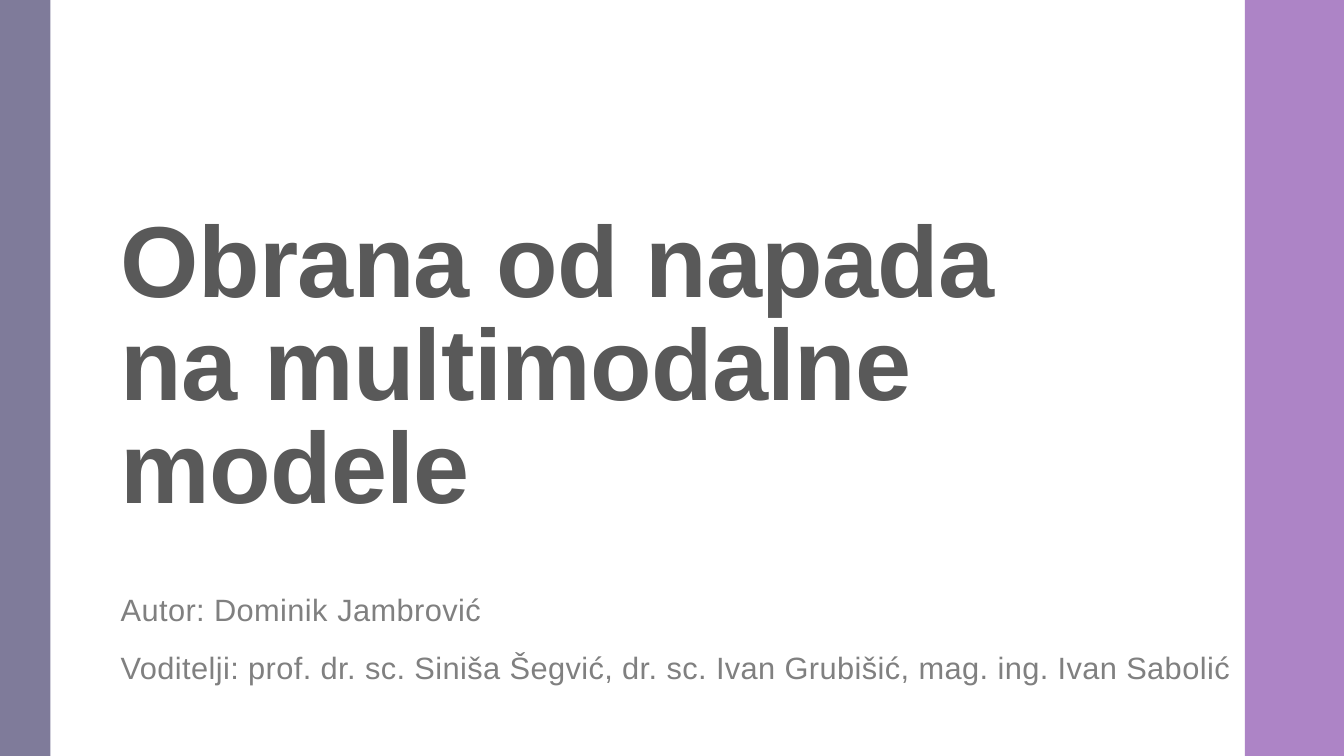
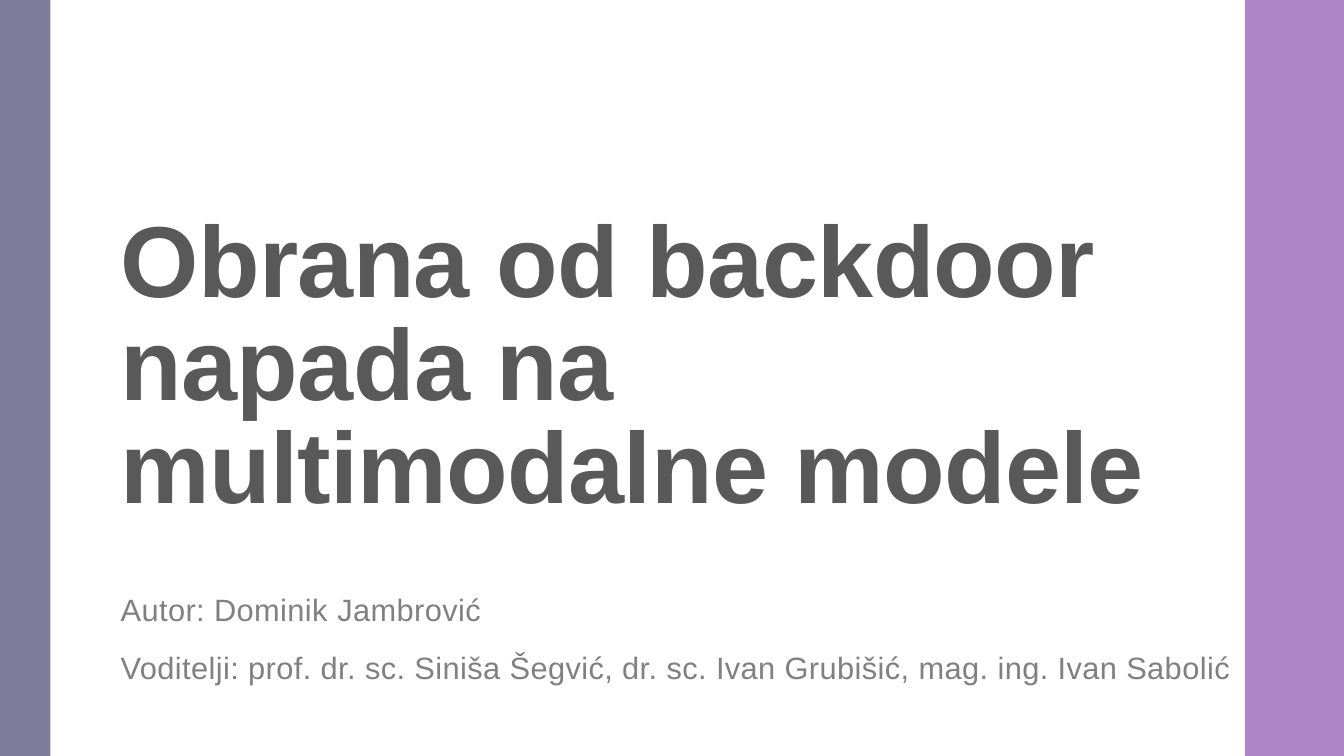
Before and after one commit to DomJamb/SafeCLIP, a slide deck: slide 1 of Prezentacija/Obrana od napada na multimodalne modele.pptx. Drawn at 1344x756 pixels with LibreOffice and Linux fonts; fonts in the diff are those of the drawing. Boxes give left, top, right and bottom in pixels: in the first picture for what was removed or moved away, otherwise in the second. Text is boxed around its words. In the diff, an @@ line names an element or a change of style, - is before the commit and + after.

```diff
--- a/Prezentacija/Obrana od napada na multimodalne modele.pptx
+++ b/Prezentacija/Obrana od napada na multimodalne modele.pptx
@@ title at box(121, 224, 1144, 504): text changed @@
-Obrana od napada na multimodalne modele
+Obrana od backdoor napada na multimodalne modele
```
Also in this commit, not shown: 7 other slides changed, 1 slide added, 1 other file.
